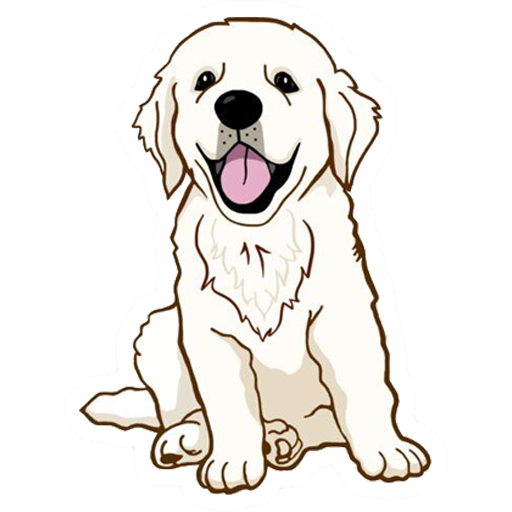
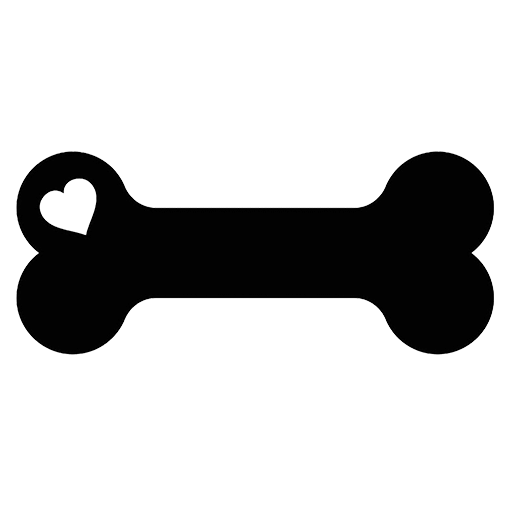
Comparing the layer stacks of the two 512 × 512 images. Changes:
added layer "bone" above "Слой 10" over left=16, top=151, right=494, bottom=355
hid "Слой 10" over left=63, top=0, right=449, bottom=512
